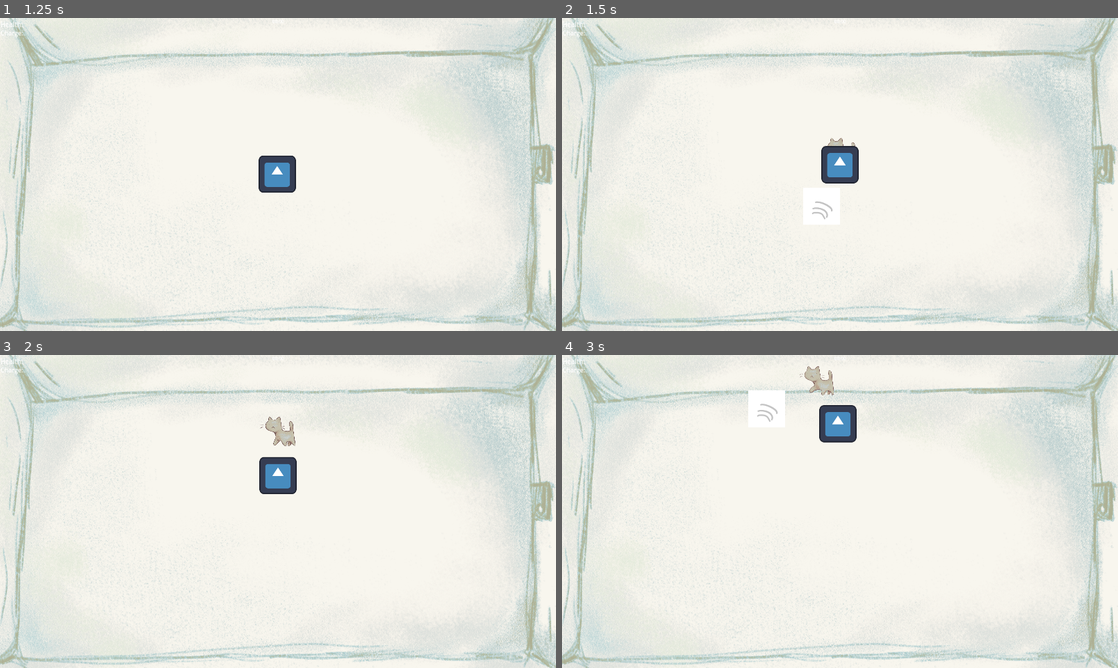
Above: before the commit, frames 1-4 (two rows, left to right).
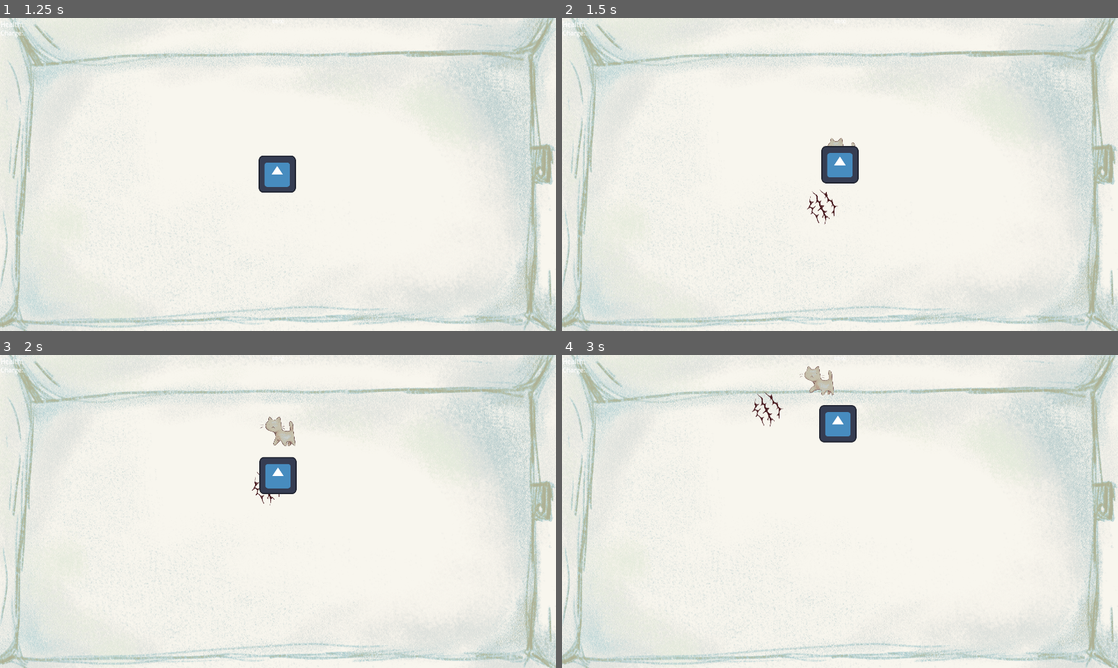
Above: after the commit, the same moments.

Repository: RobertKadak/GameCamp-2024
Game: Godot game, scene res://Menu folder/menu.tscn
Two runs of this game, one before a commit and one after it. Both use one fixed random seed, a clock stepped at 60 frames per second and the inputs below. The engine's default icon, where the game draws it, is replaced by a stand-in: a white triangle on a blue panel in a dark square.
Inputs (mouse positions are in pixels of both pictures, inside the frame that each line leads up to):
- Up to frame 1 (1.25 s): click "Play" at 0.5 s
- Up to frame 2 (1.5 s): move the mouse to (812, 237) at 1.27 s; hold W (move_up) from 1.28 s (still down); click (812, 237) at 1.35 s
- Up to frame 3 (2 s): keep holding W (move_up)
- Up to frame 4 (3 s): move the mouse to (1006, 558) at 2.02 s; right-click (1006, 558) at 2.1 s; move the mouse to (673, 464) at 2.77 s; release W (move_up) at 2.78 s; hold A (move_left) from 2.78 s (still down); click (673, 464) at 2.85 s

Frame 1 is identical in both runs. In frame 2, 0.2% of the frame differs, in the area x 43-50%, y 54-66%; in frame 3, less than 0.1%; in frame 4, 0.4%, in the area x 33-41%, y 11-24%.
Error in both runs: Trying to assign value of type 'Label' to a variable of type 'stop_watch.gd'. (res://scripts/hud.gd:8)

Commit message:
Fixed scratching animation

Diff:
--- a/characters/player/player.tscn
+++ b/characters/player/player.tscn
@@ -3,12 +3,12 @@
 [ext_resource type="Script" path="res://characters/player/player.gd" id="1_cwafh"]
 [ext_resource type="Texture2D" uid="uid://dfi1dcsbsqvek" path="res://characters/player/cat_walk1.png" id="2_5byhn"]
 [ext_resource type="Texture2D" uid="uid://dpmp3kgpb818y" path="res://characters/player/cat_clawattack1.png" id="2_7kjuw"]
-[ext_resource type="Texture2D" uid="uid://s0fbcytcepcn" path="res://characters/player/player_melee_1.png" id="2_ctsnp"]
 [ext_resource type="Texture2D" uid="uid://dd7f3qbbqqxm5" path="res://characters/player/ranged/cat_ranged1.png" id="2_xbiry"]
 [ext_resource type="Texture2D" uid="uid://i2pbr6rnrmx6" path="res://characters/player/cat_clawattack2.png" id="3_22t5q"]
-[ext_resource type="Texture2D" uid="uid://bjw1dqmpw1dj6" path="res://characters/player/player_melee_2.png" id="3_m4d4m"]
 [ext_resource type="Texture2D" uid="uid://c62imnkhtspp" path="res://characters/player/cat_walk2.png" id="3_nlxon"]
 [ext_resource type="Texture2D" uid="uid://ct58yg1352ksx" path="res://characters/player/ranged/cat_ranged2.png" id="3_u1u21"]
+[ext_resource type="Texture2D" uid="uid://bf4kyeu4to1e2" path="res://assets/attackparticle2.png" id="8_kne5k"]
+[ext_resource type="Texture2D" uid="uid://cvmqo4lpsu1kx" path="res://assets/attackparticle1.png" id="9_qtmb8"]
 
 [sub_resource type="SpriteFrames" id="SpriteFrames_wbfjh"]
 animations = [{
@@ -53,17 +53,14 @@
 animations = [{
 "frames": [{
 "duration": 1.0,
-"texture": ExtResource("2_ctsnp")
+"texture": ExtResource("8_kne5k")
 }, {
 "duration": 1.0,
-"texture": ExtResource("3_m4d4m")
-}, {
-"duration": 1.0,
-"texture": ExtResource("2_ctsnp")
+"texture": ExtResource("9_qtmb8")
 }],
 "loop": true,
 "name": &"melee",
-"speed": 17.0
+"speed": 8.0
 }]
 
 [sub_resource type="RectangleShape2D" id="RectangleShape2D_ae8bp"]
@@ -88,6 +85,8 @@
 collision_mask = 3
 
 [node name="MeleeAnimatedSprite2D" type="AnimatedSprite2D" parent="Melee"]
+position = Vector2(-4.76837e-07, -5.00679e-06)
+scale = Vector2(0.256, 0.256)
 sprite_frames = SubResource("SpriteFrames_1hmyh")
 animation = &"melee"
 frame_progress = 0.580207
Binary file added: assets/attackparticle1.png
Not shown, added: assets/attackparticle1.png.import
Binary file added: assets/attackparticle2.png
Not shown, added: assets/attackparticle2.png.import
